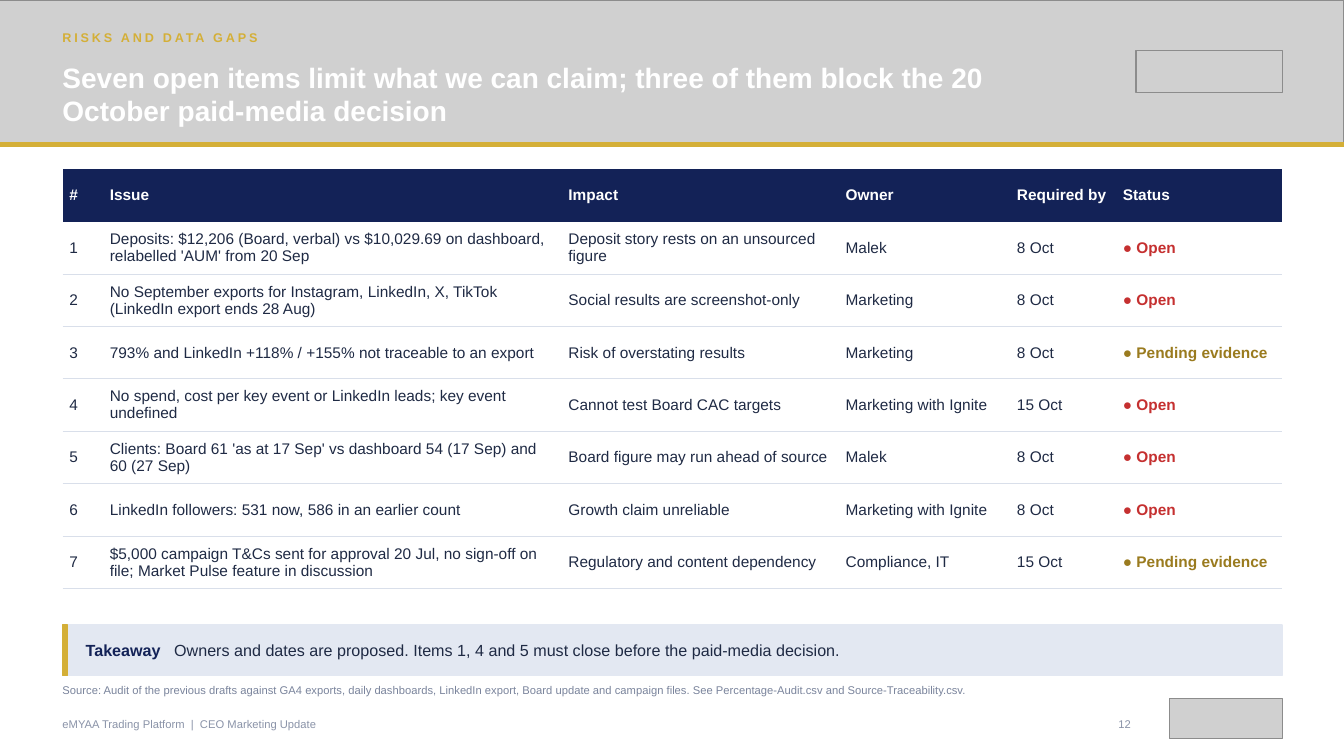
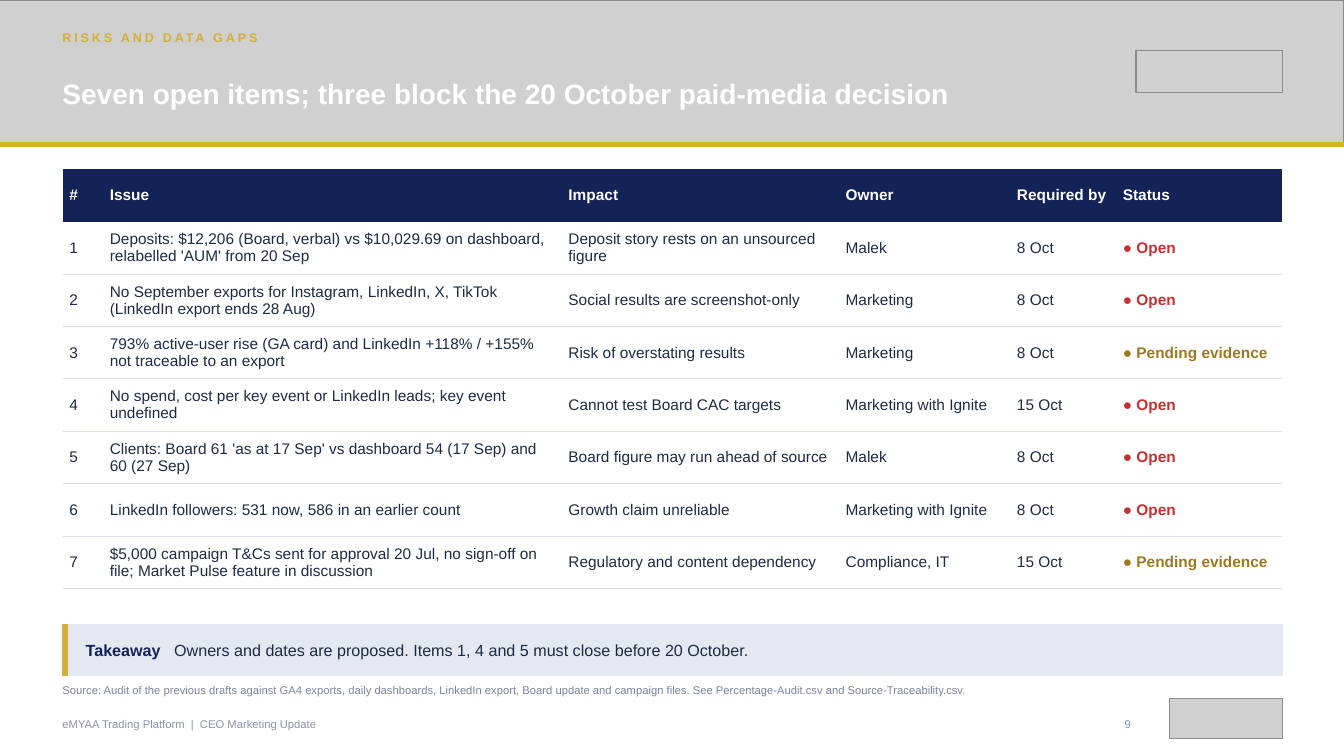
Before and after one commit to hatemmsc-ops/HatemIsa_202508993_IT9002_NLP_Project, a slide deck: slide 9 of emyaa-ceo-deck/output/final-deck/eMYAA-Marketing-Update-01.10.2026-CEO-Redesigned.pptx (slide 12 before the commit). Drawn at 1344x756 pixels with LibreOffice and Linux fonts; fonts in the diff are those of the drawing; grey boxes stand for pictures. Boxes give left, top, right and bottom in pixels: in the first picture for what was removed or moved away, otherwise in the second. Text is boxed around its words. In the diff, an @@ line names an element or a change of style, - is before the commit and + after.

```diff
--- a/emyaa-ceo-deck/output/final-deck/eMYAA-Marketing-Update-01.10.2026-CEO-Redesigned.pptx
+++ b/emyaa-ceo-deck/output/final-deck/eMYAA-Marketing-Update-01.10.2026-CEO-Redesigned.pptx
@@ text at bbox=[62, 84, 949, 109]: text changed @@
-Seven open items limit what we can claim; three of them block the 20 October paid-media decision
+Seven open items; three block the 20 October paid-media decision
@@ table at bbox=[63, 169, 1282, 582] @@
-row 4, column 2: 793% and LinkedIn +118% / +155% not traceable to an export
+row 4, column 2: 793% active-user rise (GA card) and LinkedIn +118% / +155% not traceable to an export
@@ text at bbox=[86, 644, 748, 660]: text changed @@
-Takeaway Owners and dates are proposed. Items 1, 4 and 5 must close before the paid-media decision.
+Takeaway Owners and dates are proposed. Items 1, 4 and 5 must close before 20 October.
@@ text at bbox=[1125, 720, 1131, 728]: text changed @@
-12
+9
```
Also in this commit, not shown: 8 other slides changed, 3 slides removed, 20 other files.
